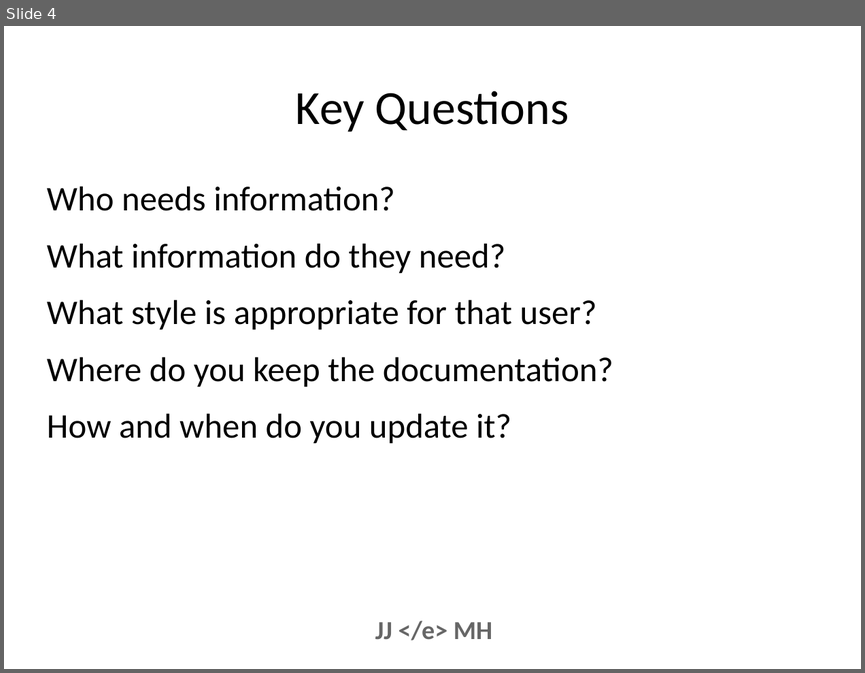
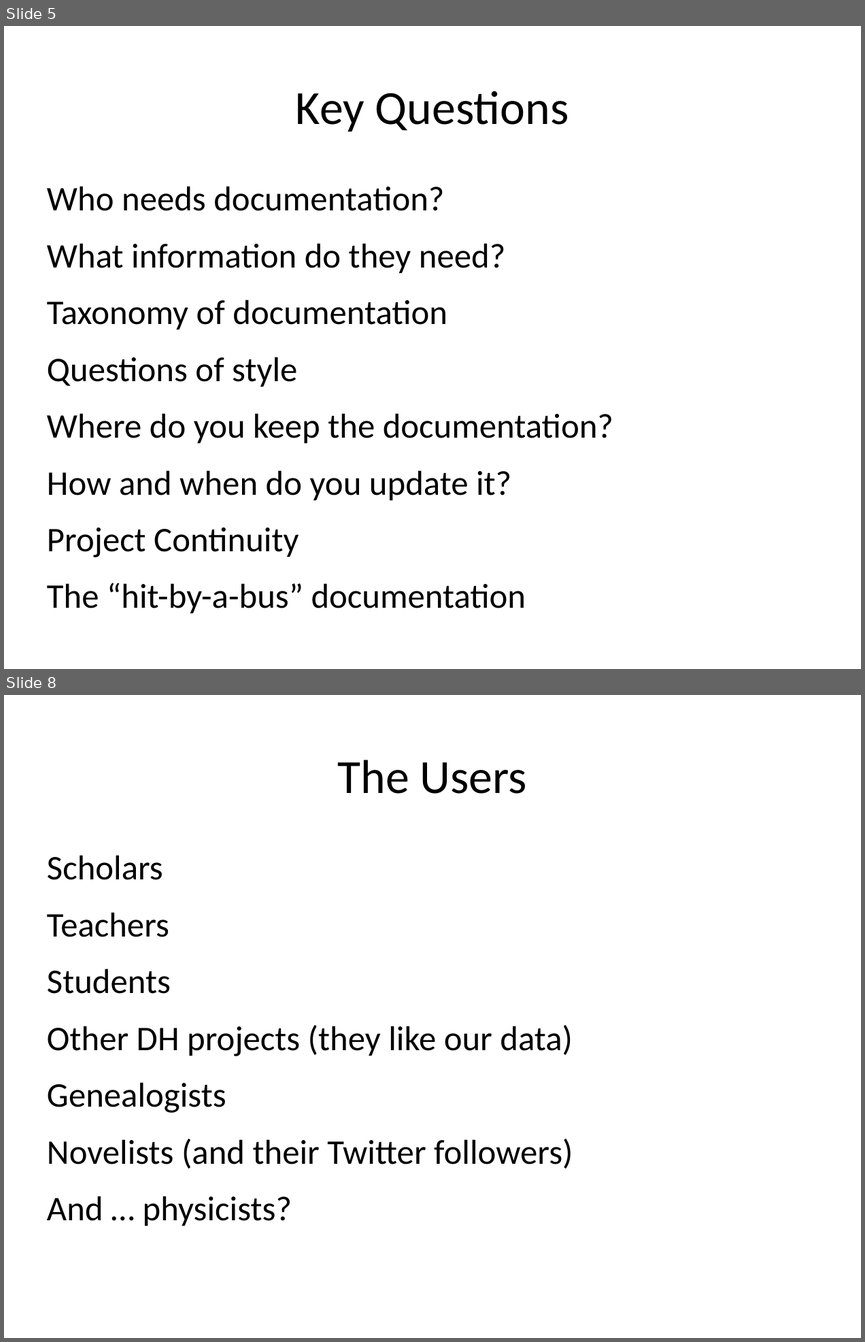
Before and after one commit to projectEndings/Endings, a slide deck: presentations/dhsi2019/documentation.odp. Shown one above the other, each under a label of ours: slide 4 before the commit, slides 5 and 8 after it; the slides between them are not shown. The pictures are 865x673 and 865x1342 pixels, drawn with LibreOffice and Linux fonts; fonts in the diff are those of the drawing. Boxes give left, top, right and bottom in pixels: in the first picture for what was removed or moved away, otherwise in the second. Text is boxed around its words. In the diff, an @@ line names an element or a change of style, - is before the commit and + after.

Commit message:
Updated documentation slides

```diff
--- a/presentations/dhsi2019/documentation.odp
+++ b/presentations/dhsi2019/documentation.odp
@@ slide 8 added at [4,695,861,1338], background #FFFFFF @@
@@ title added at [337,760,527,794], 44 pt, text #000000 @@
+The Users
@@ text added at [47,855,572,1226], 32 pt, text #000000 @@
+Scholars
+Teachers
+Students
+Other DH projects (they like our data)
+Genealogists
+Novelists (and their Twitter followers)
+And … physicists?
@@ what was slide 4 is now slide 5 @@
@@ slide 5 changed as well @@
@@ text at [47,186,444,211]: text changed @@
-Who needs information?
+Who needs documentation?
@@ text at [47,299,447,387]: text changed @@
-What style is appropriate for that user?
+Taxonomy of documentation
+Questions of style
@@ text at [47,527,526,614]: paragraphs added @@
+Project Continuity
+The “hit-by-a-bus” documentation
@@ text removed at [375,620,492,640] @@
-JJ </e> MH
```
Also in this commit, not shown: 10 other slides changed, 22 other slides added, 10 slides removed.
